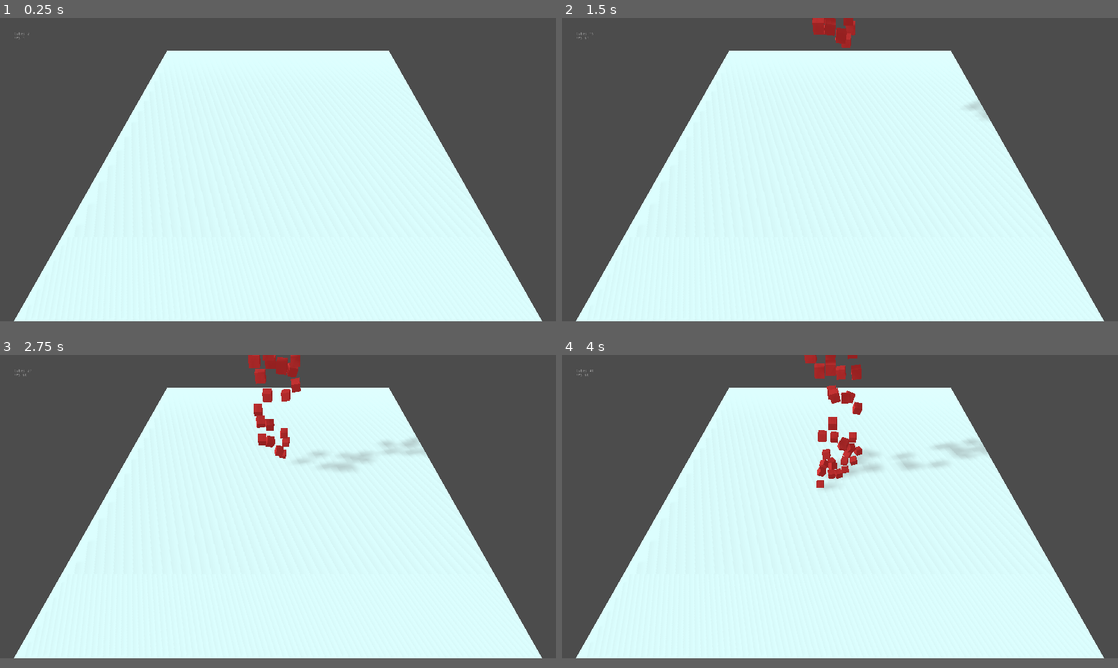
Above: before the commit, frames 1-4 (two rows, left to right).
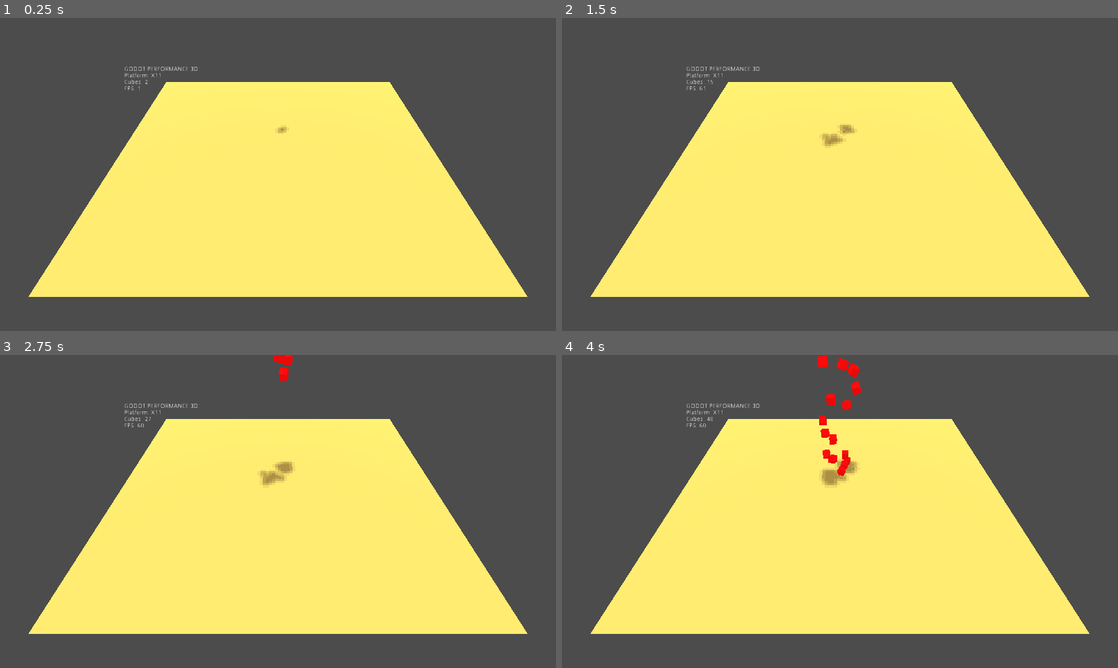
Above: after the commit, the same moments.

Repository: svprdga/godot-vs-unity-performance-benchmark
Game: Godot game, scene res://Spatial.tscn
Two runs of this game, one before a commit and one after it. Both use one fixed random seed, a clock stepped at 60 frames per second and the inputs below.
Inputs:
- Up to frame 1 (0.25 s): no input
- Up to frame 2 (1.5 s): no input
- Up to frame 3 (2.75 s): no input
- Up to frame 4 (4 s): no input
In our replay, the window is 800x436 before the commit and 800x450 after it. These sizes can differ from the game's own. Grey fills any space a smaller window leaves; there, only what the larger window draws over its background counts as a difference.

The runs differ from the first frame. In frame 1, 58% of the frame differs, in the area x 2-98%, y 4-97%; in frame 2, 59%; in frame 3, 59%, in the area x 2-98%, y 0-97%; in frame 4, 59%.

Commit message:
Make the demos more similar, add a README.md

Diff:
--- a/GodotPerformance3D/Cube.tscn
+++ b/GodotPerformance3D/Cube.tscn
@@ -1,18 +1,17 @@
 [gd_scene load_steps=4 format=2]
 
-[sub_resource type="CubeMesh" id=2]
+[ext_resource path="res://Materials/CubeMaterial.tres" type="Material" id=1]
 
-[sub_resource type="SpatialMaterial" id=6]
-albedo_color = Color( 0.635294, 0.145098, 0.145098, 1 )
+[sub_resource type="CubeMesh" id=1]
 
-[sub_resource type="BoxShape" id=5]
+[sub_resource type="BoxShape" id=2]
 
 [node name="Cube" type="RigidBody"]
 transform = Transform( 1, 0, 0, 0, 1, 0, 0, 0, 1, 0, 10.9355, 0 )
 
 [node name="MeshInstance" type="MeshInstance" parent="."]
-mesh = SubResource( 2 )
-material/0 = SubResource( 6 )
+mesh = SubResource( 1 )
+material/0 = ExtResource( 1 )
 
 [node name="CollisionShape" type="CollisionShape" parent="."]
-shape = SubResource( 5 )
+shape = SubResource( 2 )
--- a/GodotPerformance3D/Generator.gd
+++ b/GodotPerformance3D/Generator.gd
@@ -31,4 +31,4 @@
 
 	cubes = cubes+1
 
-	text.text = "Cubes: " + str(cubes) + "\nFPS: " + str(Engine.get_frames_per_second())
+	text.text = "GODOT PERFORMANCE 3D: \nPlatform: " + OS.get_name() + "\nCubes: " + str(cubes) + "\nFPS: " + str(Engine.get_frames_per_second())
--- /dev/null
+++ b/GodotPerformance3D/Materials/CubeMaterial.tres
@@ -0,0 +1,4 @@
+[gd_resource type="SpatialMaterial" format=2]
+
+[resource]
+albedo_color = Color( 1, 0.0392157, 0.0392157, 1 )
--- /dev/null
+++ b/GodotPerformance3D/Materials/PlaneMaterial.tres
@@ -0,0 +1,4 @@
+[gd_resource type="SpatialMaterial" format=2]
+
+[resource]
+albedo_color = Color( 0.529412, 0.490196, 0.231373, 1 )
--- a/GodotPerformance3D/Spatial.tscn
+++ b/GodotPerformance3D/Spatial.tscn
@@ -1,5 +1,6 @@
 [gd_scene load_steps=6 format=2]
 
+[ext_resource path="res://Materials/PlaneMaterial.tres" type="Material" id=1]
 [ext_resource path="res://Generator.gd" type="Script" id=2]
 
 [sub_resource type="Environment" id=1]
@@ -7,22 +8,19 @@
 
 [sub_resource type="PlaneMesh" id=2]
 
-[sub_resource type="SpatialMaterial" id=3]
-albedo_color = Color( 0.764706, 0.909804, 0.909804, 1 )
-
-[sub_resource type="BoxShape" id=4]
+[sub_resource type="BoxShape" id=3]
 
 [node name="Spatial" type="Spatial"]
 
 [node name="Camera" type="Camera" parent="."]
-transform = Transform( -9.23777e-08, -0.823711, 0.56701, -1.342e-07, 0.56701, 0.823711, -1, -7.10543e-15, -1.62921e-07, 49.4139, 50, 0 )
+transform = Transform( -1.62921e-07, -0.766044, 0.642788, 0, 0.642788, 0.766044, -1, 1.24805e-07, -1.04723e-07, 60, 50, 0 )
 environment = SubResource( 1 )
 __meta__ = {
 "_editor_description_": ""
 }
 
 [node name="DirectionalLight" type="DirectionalLight" parent="."]
-transform = Transform( 0.965541, -0.184026, 0.184026, 0.0705292, 0.865671, 0.495621, -0.250513, -0.465563, 0.84882, 31.8693, 30.4932, 42.5859 )
+transform = Transform( 1, 0, 0, 0, -1.62921e-07, 1, 0, -1, -1.62921e-07, 0, 50, 60 )
 shadow_enabled = true
 shadow_color = Color( 0.364706, 0.270588, 0.270588, 1 )
 
@@ -31,14 +29,14 @@
 [node name="MeshInstance" type="MeshInstance" parent="Plane"]
 transform = Transform( 50, 0, 0, 0, 1, 0, 0, 0, 50, 0, 0, 0 )
 mesh = SubResource( 2 )
-material/0 = SubResource( 3 )
+material/0 = ExtResource( 1 )
 
 [node name="CollisionShape" type="CollisionShape" parent="Plane"]
 transform = Transform( 50, 0, 0, 0, 1, 0, 0, 0, 50, 0, -1, 0 )
-shape = SubResource( 4 )
+shape = SubResource( 3 )
 
 [node name="Generator" type="Spatial" parent="."]
-transform = Transform( 1, 0, 0, 0, 1, 0, 0, 0, 1, 0, 25, 0 )
+transform = Transform( 1, 0, 0, 0, 1, 0, 0, 0, 1, 0, 50, 0 )
 script = ExtResource( 2 )
 
 [node name="Control" type="Control" parent="."]
@@ -49,8 +47,13 @@
 }
 
 [node name="Text" type="RichTextLabel" parent="Control"]
-margin_left = 50.0
-margin_top = 50.0
-margin_right = 233.0
-margin_bottom = 133.0
-text = "Cubes:"
+anchor_left = 25.0
+anchor_right = 25.0
+margin_left = -713.624
+margin_top = 111.391
+margin_right = -113.624
+margin_bottom = 411.391
+text = "Stats"
+__meta__ = {
+"_edit_use_anchors_": false
+}
--- a/GodotPerformance3D/project.godot
+++ b/GodotPerformance3D/project.godot
@@ -21,9 +21,10 @@
 
 [display]
 
-window/size/width=1980
-window/size/height=1080
+window/size/width=1280
+window/size/height=720
 
 [rendering]
 
+quality/driver/driver_name="GLES2"
 environment/default_environment="res://default_env.tres"
Not shown, changed: GodotPerformance3D/.gitignore
Not shown, added: README.md
